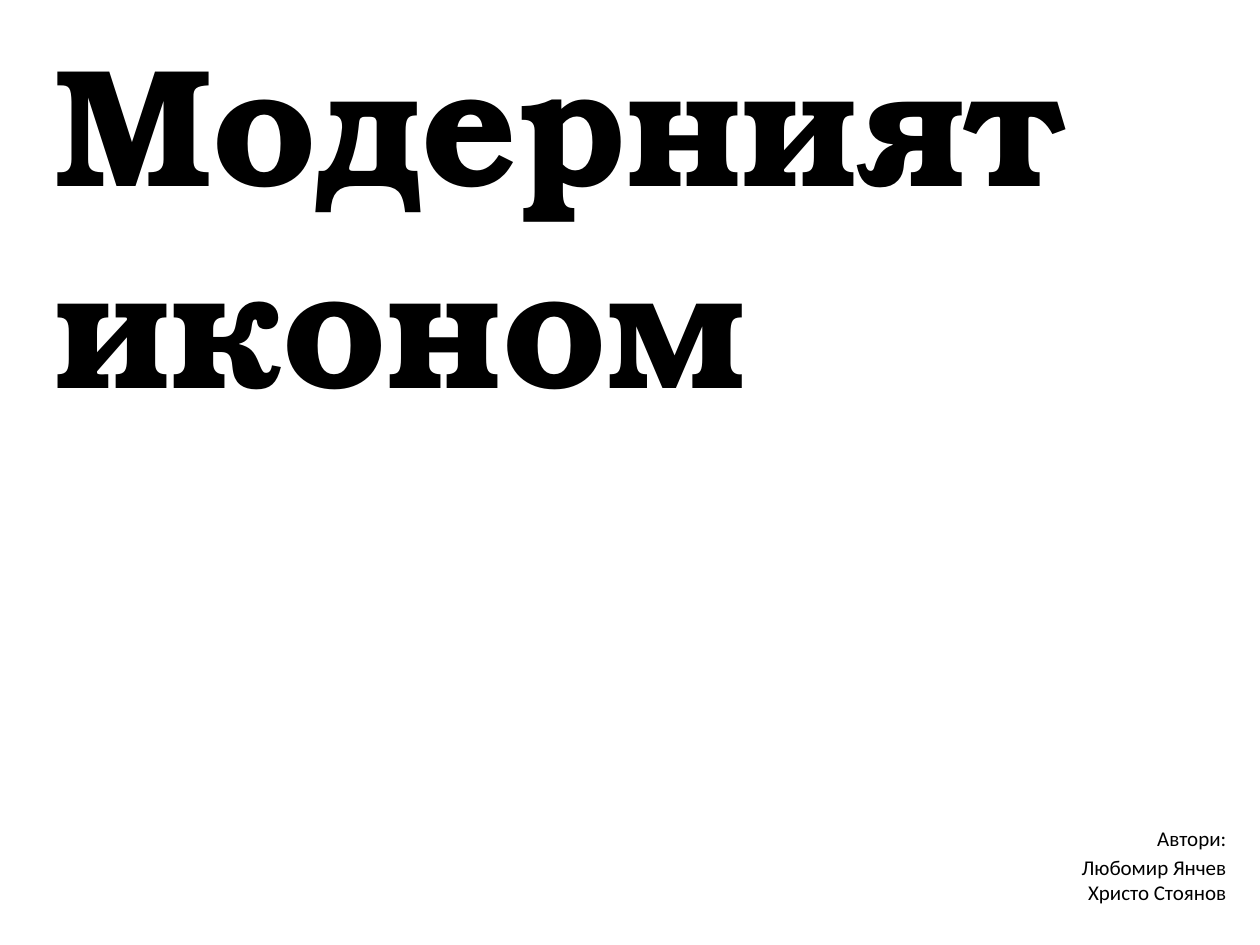
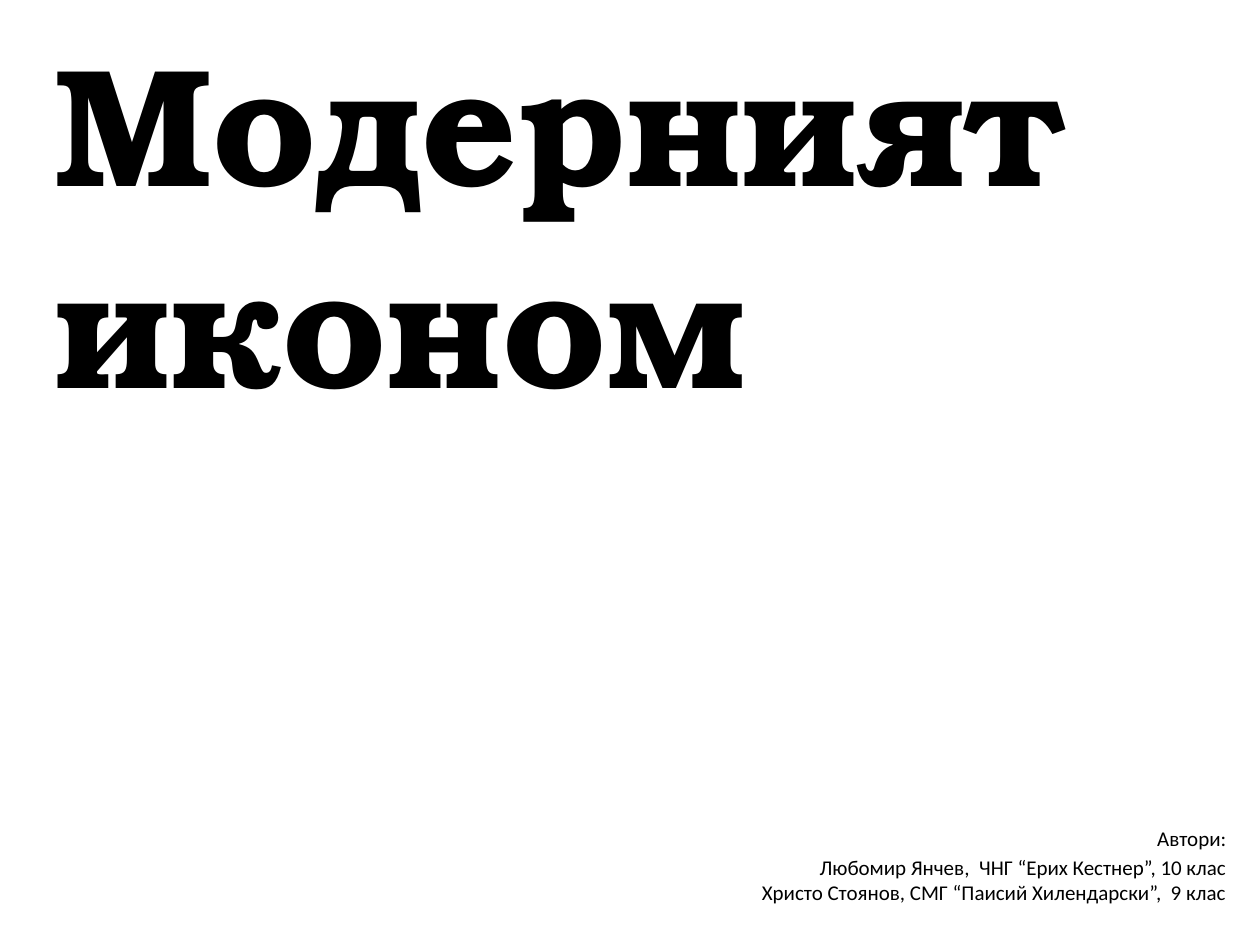
Before and after one commit to ModernSteward/ModernSteward, a slide deck: slide 1 of Presentation/Presentation new style.pptx. Drawn at 1260x945 pixels with LibreOffice and Linux fonts; fonts in the diff are those of the drawing. Boxes give left, top, right and bottom in pixels: in the first picture for what was removed or moved away, otherwise in the second. Text is boxed around its words. In the diff, an @@ line names an element or a change of style, - is before the commit and + after.

```diff
--- a/Presentation/Presentation new style.pptx
+++ b/Presentation/Presentation new style.pptx
@@ subtitle "Автори:": place and size @@
-subtitle "Автори:" at box(1082, 832, 1226, 904)
+subtitle "Автори:" at box(762, 832, 1226, 904)
@@ subtitle at box(762, 860, 1225, 904): text changed @@
-Любомир Янчев
-Христо Стоянов
+Любомир Янчев, ЧНГ “Ерих Кестнер”, 10 клас
+Христо Стоянов, СМГ “Паисий Хилендарски”, 9 клас
```
Also in this commit, not shown: 4 other slides changed, 7 other files.
